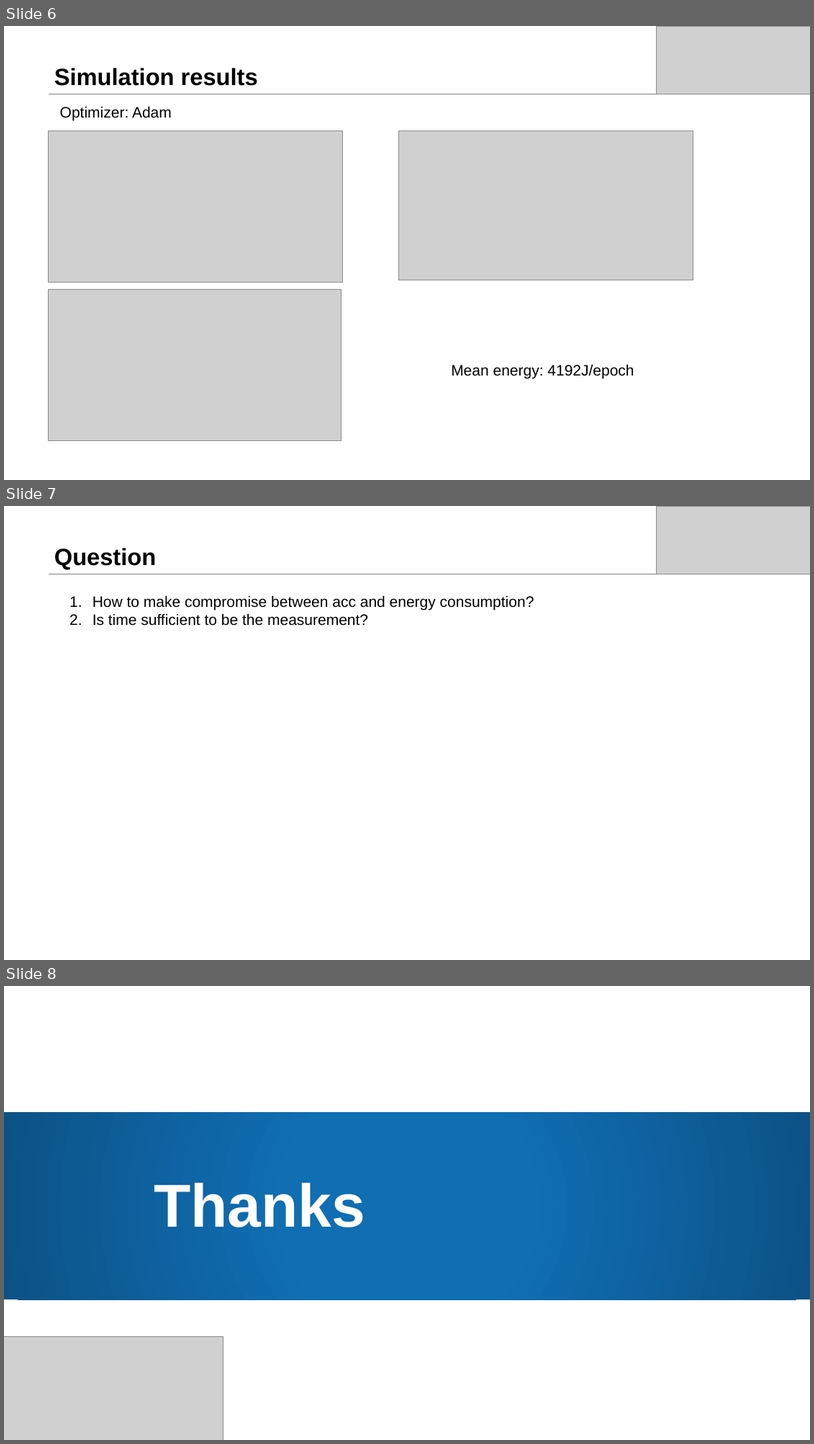
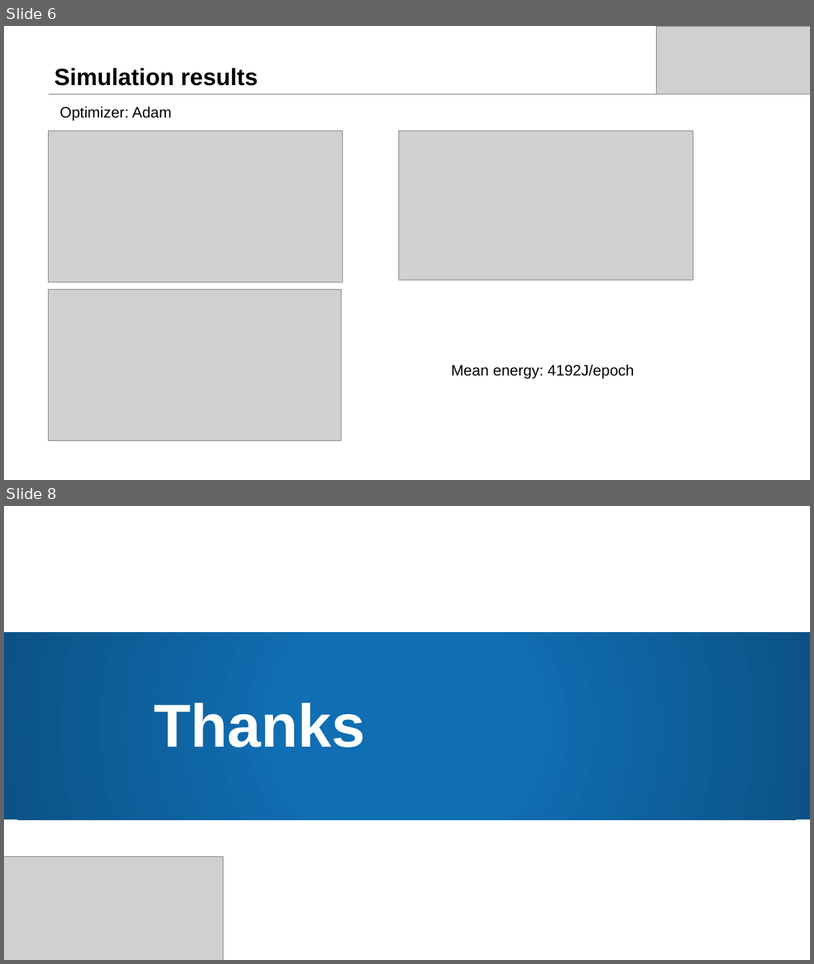
Before and after one commit to dtjgp/GreenAI, a slide deck: presentation/GreenAI_2nd.pptx. Shown one above the other, each under a label of ours: slides 6, 7 and 8 before the commit, slides 6 and 8 after it; the slides between them are not shown. The pictures are 814x1444 and 814x964 pixels, drawn with LibreOffice and Linux fonts; fonts in the diff are those of the drawing; grey boxes stand for pictures; background and template pictures are left out. Boxes give left, top, right and bottom in pixels: in the first picture for what was removed or moved away, otherwise in the second. Text is boxed around its words. In the diff, an @@ line names an element or a change of style, - is before the commit and + after.

```diff
--- a/presentation/GreenAI_2nd.pptx
+++ b/presentation/GreenAI_2nd.pptx
@@ slide 7 removed at bbox=[4, 506, 810, 960], background #FFFFFF; not listed: 1 template element that a slide beside it also shows @@
@@ picture removed at bbox=[657, 506, 810, 574] @@
@@ title removed at bbox=[54, 548, 156, 569] @@
-Question
@@ text removed at bbox=[93, 595, 535, 626] @@
-1. How to make compromise between acc and energy consumption?
-2. Is time sufficient to be the measurement?
```
Also in this commit, not shown: 2 slides changed, 1 slide added.
